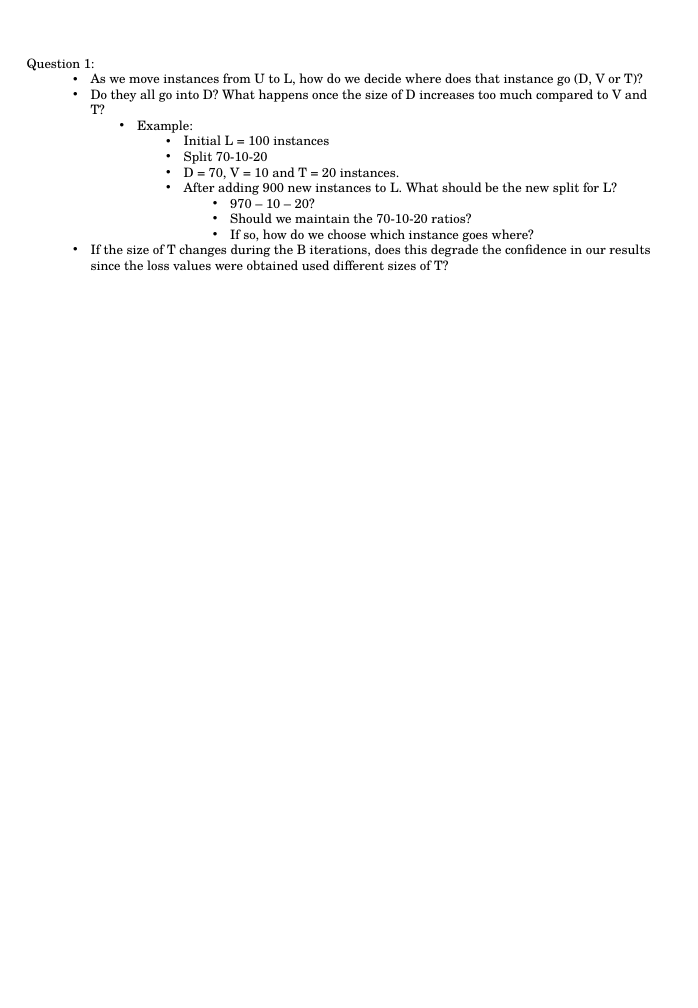
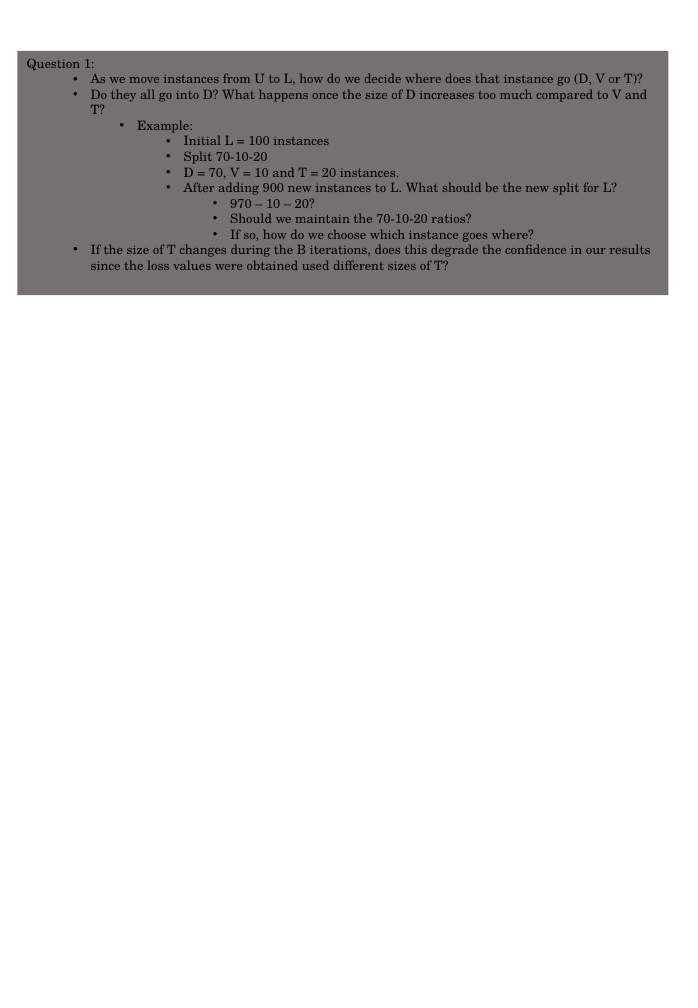
Before and after one commit to srp-group/hypothesis-testing, a slide deck: slide 2 of Hypothesis_Approach.pptx. Drawn at 698x1008 pixels with LibreOffice and Linux fonts; fonts in the diff are those of the drawing. Boxes give left, top, right and bottom in pixels: in the first picture for what was removed or moved away, otherwise in the second. Text is boxed around its words. In the diff, an @@ line names an element or a change of style, - is before the commit and + after.

```diff
--- a/Hypothesis_Approach.pptx
+++ b/Hypothesis_Approach.pptx
@@ rectangle "Question 1:": place and size @@
-rectangle "Question 1:" at (27,58,650,270)
+rectangle "Question 1:" at (18,51,669,296)
@@ rectangle "Question 1:" at (18,51,669,296): fill none to #767171 @@
```
Also in this commit, not shown: 1 other slide changed, 1 other file.
